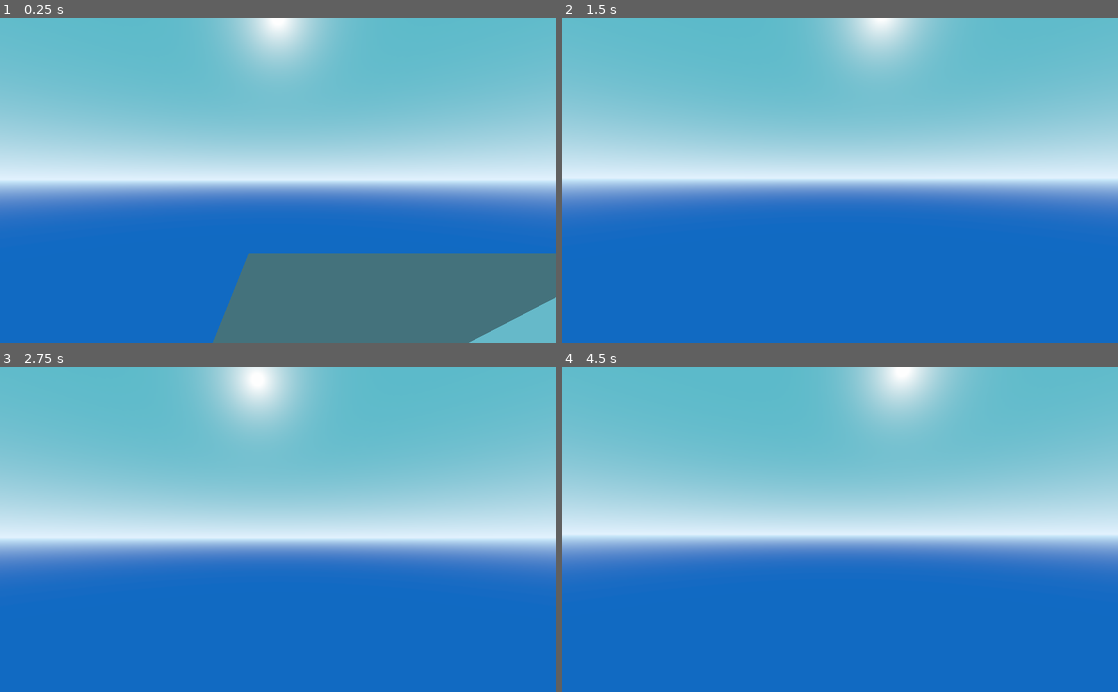
Above: before the commit, frames 1-4 (two rows, left to right).
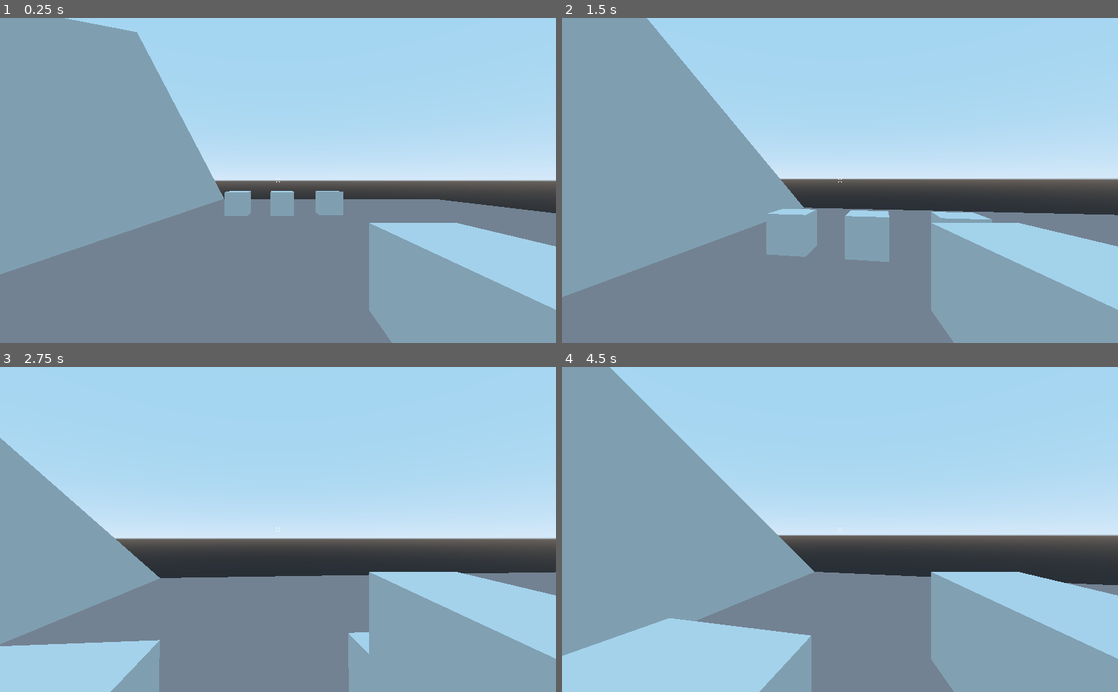
Above: after the commit, the same moments.

Repository: 20akshay00/Jinx
Game: Godot game, scene res://World.tscn
Two runs of this game, one before a commit and one after it. Both use one fixed random seed, a clock stepped at 60 frames per second and the inputs below.
Inputs (mouse positions are in pixels of both pictures, inside the frame that each line leads up to):
- Up to frame 1 (0.25 s): no input
- Up to frame 2 (1.5 s): move the mouse to (867, 180) at 0.52 s; hold W (forward) from 0.53 s (still down); click (867, 180) at 0.6 s; tap Space (jump) at 0.77 s; move the mouse to (812, 180) at 1.27 s; tap Shift (sprint) at 1.35 s
- Up to frame 3 (2.75 s): keep holding W (forward); tap Space (jump) at 1.52 s; click (250, 529) at 1.55 s; move the mouse to (289, 523) at 2.02 s; click (289, 523) at 2.1 s
- Up to frame 4 (4.5 s): keep holding W (forward); tap Enter at 2.75 s; move the mouse to (834, 536) at 2.77 s; click (834, 536) at 2.85 s; tap Space (jump) at 3.02, 3.77 s; move the mouse to (878, 532) at 3.52 s; tap Shift (sprint) at 3.6 s; click (878, 532) at 3.8 s; move the mouse to (795, 526) at 4.27 s; click (795, 526) at 4.35 s

The runs differ from the first frame. In frame 1, 92% of the frame differs, in the area x 0-100%, y 0-100%; in frame 2, 92%; in frame 3, 90%; in frame 4, 92%.

Commit message:
add basic shooting system

Diff:
--- /dev/null
+++ b/CursedObject.gd
@@ -0,0 +1,7 @@
+extends KinematicBody
+
+var health = 3
+
+func _process(delta):
+	if health <= 0:
+		queue_free()
--- /dev/null
+++ b/CursedObject.tscn
@@ -0,0 +1,16 @@
+[gd_scene load_steps=4 format=2]
+
+[ext_resource path="res://CursedObject.gd" type="Script" id=1]
+
+[sub_resource type="BoxShape" id=1]
+
+[sub_resource type="CubeMesh" id=2]
+
+[node name="CursedObject" type="KinematicBody" groups=["Mobs"]]
+script = ExtResource( 1 )
+
+[node name="CollisionShape" type="CollisionShape" parent="."]
+shape = SubResource( 1 )
+
+[node name="MeshInstance" type="MeshInstance" parent="."]
+mesh = SubResource( 2 )
--- a/Player.tscn
+++ b/Player.tscn
@@ -1,12 +1,17 @@
-[gd_scene load_steps=3 format=2]
+[gd_scene load_steps=5 format=2]
 
 [ext_resource path="res://player.gd" type="Script" id=1]
+[ext_resource path="res://Assets/cross_hair.png" type="Texture" id=2]
 
 [sub_resource type="CapsuleShape" id=1]
 height = 2.0
 
+[sub_resource type="CubeMesh" id=2]
+size = Vector3( 0.5, 0.5, 1.5 )
+
 [node name="Player" type="KinematicBody"]
 script = ExtResource( 1 )
+GRAVITY = 0
 
 [node name="CollisionShape" type="CollisionShape" parent="."]
 transform = Transform( 1, 0, 0, 0, -4.37114e-08, -1, 0, 1, -4.37114e-08, 0, 2, 0 )
@@ -17,6 +22,33 @@
 [node name="Camera" type="Camera" parent="Head"]
 transform = Transform( 1, 0, 0, 0, 1, 0, 0, 0, 1, 0, 3, 0 )
 
+[node name="CenterContainer" type="CenterContainer" parent="Head/Camera"]
+anchor_right = 1.0
+anchor_bottom = 1.0
+mouse_filter = 2
+
+[node name="TextureRect" type="TextureRect" parent="Head/Camera/CenterContainer"]
+margin_left = 512.0
+margin_top = 300.0
+margin_right = 512.0
+margin_bottom = 300.0
+mouse_filter = 2
+texture = ExtResource( 2 )
+expand = true
+stretch_mode = 4
+
+[node name="AimCast" type="RayCast" parent="Head/Camera"]
+transform = Transform( 1, 0, 0, 0, 1, 0, 0, 0, 1, 0, 0, -1.08708 )
+enabled = true
+cast_to = Vector3( 0, 0, -1000 )
+
+[node name="Staff" type="MeshInstance" parent="Head"]
+transform = Transform( 1, 0, 0, 0, 1, 0, 0, 0, 1, 0.770825, 2.5074, -0.582886 )
+mesh = SubResource( 2 )
+
+[node name="StaffTip" type="Spatial" parent="Head/Staff"]
+transform = Transform( 1, 0, 0, 0, 1, 0, 0, 0, 1, 0, 0, -1 )
+
 [node name="SprintTimer" type="Timer" parent="."]
 wait_time = 4.0
 one_shot = true
--- /dev/null
+++ b/Spell.gd
@@ -0,0 +1,18 @@
+extends RigidBody
+
+export var SPEED = 10
+
+var cast = false
+
+func _ready():
+	set_as_toplevel(true)
+
+func _physics_process(delta):
+	if cast:
+		apply_impulse(transform.basis.z, -transform.basis.z * SPEED)
+
+func _on_Area_body_entered(body):
+	if body.is_in_group("Mobs"):
+		body.health -= 1
+
+	queue_free()
--- /dev/null
+++ b/Spell.tscn
@@ -0,0 +1,38 @@
+[gd_scene load_steps=6 format=2]
+
+[ext_resource path="res://Spell.gd" type="Script" id=1]
+
+[sub_resource type="CapsuleShape" id=1]
+radius = 0.05
+height = 0.1
+
+[sub_resource type="SpatialMaterial" id=3]
+albedo_color = Color( 0.717647, 0.0196078, 0.0196078, 1 )
+
+[sub_resource type="CapsuleMesh" id=2]
+material = SubResource( 3 )
+radius = 0.05
+mid_height = 0.1
+
+[sub_resource type="CapsuleShape" id=4]
+radius = 0.06
+height = 0.12
+
+[node name="Spell" type="RigidBody"]
+collision_layer = 0
+gravity_scale = 0.0
+script = ExtResource( 1 )
+
+[node name="CollisionShape" type="CollisionShape" parent="."]
+shape = SubResource( 1 )
+
+[node name="MeshInstance" type="MeshInstance" parent="."]
+mesh = SubResource( 2 )
+
+[node name="Area" type="Area" parent="."]
+collision_layer = 0
+
+[node name="CollisionShape" type="CollisionShape" parent="Area"]
+shape = SubResource( 4 )
+
+[connection signal="body_entered" from="Area" to="." method="_on_Area_body_entered"]
--- a/World.tscn
+++ b/World.tscn
@@ -1,6 +1,7 @@
-[gd_scene load_steps=9 format=2]
+[gd_scene load_steps=10 format=2]
 
 [ext_resource path="res://Player.tscn" type="PackedScene" id=1]
+[ext_resource path="res://CursedObject.tscn" type="PackedScene" id=2]
 
 [sub_resource type="BoxShape" id=1]
 extents = Vector3( 25, 1, 24 )
@@ -12,15 +13,11 @@
 material = SubResource( 5 )
 size = Vector2( 50, 50 )
 
-[sub_resource type="ProceduralSky" id=3]
-sky_top_color = Color( 0.352941, 0.729412, 0.792157, 1 )
-sky_horizon_color = Color( 0.894118, 0.952941, 1, 1 )
-ground_bottom_color = Color( 0.0666667, 0.415686, 0.764706, 1 )
-ground_horizon_color = Color( 0.815686, 0.937255, 0.996078, 1 )
+[sub_resource type="ProceduralSky" id=8]
 
 [sub_resource type="Environment" id=4]
 background_mode = 2
-background_sky = SubResource( 3 )
+background_sky = SubResource( 8 )
 
 [sub_resource type="PrismMesh" id=6]
 size = Vector3( 46, 12, 10 )
@@ -43,7 +40,8 @@
 environment = SubResource( 4 )
 
 [node name="Player" parent="." instance=ExtResource( 1 )]
-transform = Transform( 1, 0, 0, 0, 1, 0, 0, 0, 1, -23.7885, 1.68348, -15.3723 )
+transform = Transform( -4.37114e-08, 0, -1, 0, 1, 0, 1, 0, -4.37114e-08, -12.7885, -0.31652, -0.372301 )
+GRAVITY = 40
 
 [node name="MeshInstance" type="MeshInstance" parent="."]
 transform = Transform( 1, 0, 0, 0, 1, 0, 0, 0, 1, 1.42161, 6.08169, -13.9969 )
@@ -53,3 +51,12 @@
 
 [node name="CollisionShape" type="CollisionShape" parent="MeshInstance/StaticBody"]
 shape = SubResource( 7 )
+
+[node name="CursedObject2" parent="." instance=ExtResource( 2 )]
+transform = Transform( 1, 0, 0, 0, 1, 0, 0, 0, 1, 7.99289, 1.02674, 4.17128 )
+
+[node name="CursedObject3" parent="." instance=ExtResource( 2 )]
+transform = Transform( 1, 0, 0, 0, 1, 0, 0, 0, 1, 7.99645, 1, -3.90822 )
+
+[node name="CursedObject" parent="." instance=ExtResource( 2 )]
+transform = Transform( 1, 0, 0, 0, 1, 0, 0, 0, 1, 8, 1, 0 )
--- a/player.gd
+++ b/player.gd
@@ -2,6 +2,9 @@
 
 onready var head = $Head
 onready var sprint_timer = $SprintTimer
+onready var aimcast = $Head/Camera/AimCast
+onready var staff_tip = $Head/Staff/StaffTip
+onready var spellScene = preload("res://Spell.tscn")
 
 var move_dir = Vector3.ZERO
 var velocity = Vector3.ZERO
@@ -25,6 +28,18 @@
 	Input.set_mouse_mode(Input.MOUSE_MODE_CAPTURED)
 
 func _physics_process(delta):
+
+	# quit game debug
+	if Input.is_action_just_pressed("ui_quit"):
+		get_tree().quit()
+
+	# Spell casting
+	if Input.is_action_just_pressed("cast"):
+		if aimcast.is_colliding():
+			var spell = spellScene.instance()
+			staff_tip.add_child(spell)
+			spell.look_at(aimcast.get_collision_point(), Vector3.UP)
+			spell.cast = true
 
 	# Sprinting
 	speed = DEF_SPEED
--- a/project.godot
+++ b/project.godot
@@ -50,6 +50,27 @@
 "events": [ Object(InputEventKey,"resource_local_to_scene":false,"resource_name":"","device":0,"alt":false,"shift":false,"control":false,"meta":false,"command":false,"pressed":false,"scancode":16777237,"physical_scancode":0,"unicode":0,"echo":false,"script":null)
  ]
 }
+ui_quit={
+"deadzone": 0.5,
+"events": [ Object(InputEventKey,"resource_local_to_scene":false,"resource_name":"","device":0,"alt":false,"shift":false,"control":false,"meta":false,"command":false,"pressed":false,"scancode":16777217,"physical_scancode":0,"unicode":0,"echo":false,"script":null)
+ ]
+}
+spellA={
+"deadzone": 0.5,
+"events": [ Object(InputEventKey,"resource_local_to_scene":false,"resource_name":"","device":0,"alt":false,"shift":false,"control":false,"meta":false,"command":false,"pressed":false,"scancode":81,"physical_scancode":0,"unicode":0,"echo":false,"script":null)
+ ]
+}
+spellB={
+"deadzone": 0.5,
+"events": [ Object(InputEventKey,"resource_local_to_scene":false,"resource_name":"","device":0,"alt":false,"shift":false,"control":false,"meta":false,"command":false,"pressed":false,"scancode":69,"physical_scancode":0,"unicode":0,"echo":false,"script":null)
+ ]
+}
+cast={
+"deadzone": 0.5,
+"events": [ Object(InputEventMouseButton,"resource_local_to_scene":false,"resource_name":"","device":0,"alt":false,"shift":false,"control":false,"meta":false,"command":false,"button_mask":0,"position":Vector2( 0, 0 ),"global_position":Vector2( 0, 0 ),"factor":1.0,"button_index":1,"pressed":false,"doubleclick":false,"script":null)
+, Object(InputEventKey,"resource_local_to_scene":false,"resource_name":"","device":0,"alt":false,"shift":false,"control":false,"meta":false,"command":false,"pressed":false,"scancode":70,"physical_scancode":0,"unicode":0,"echo":false,"script":null)
+ ]
+}
 
 [physics]
 
Binary file added: Assets/cross_hair.png
Not shown, added: Assets/cross_hair.png.import
